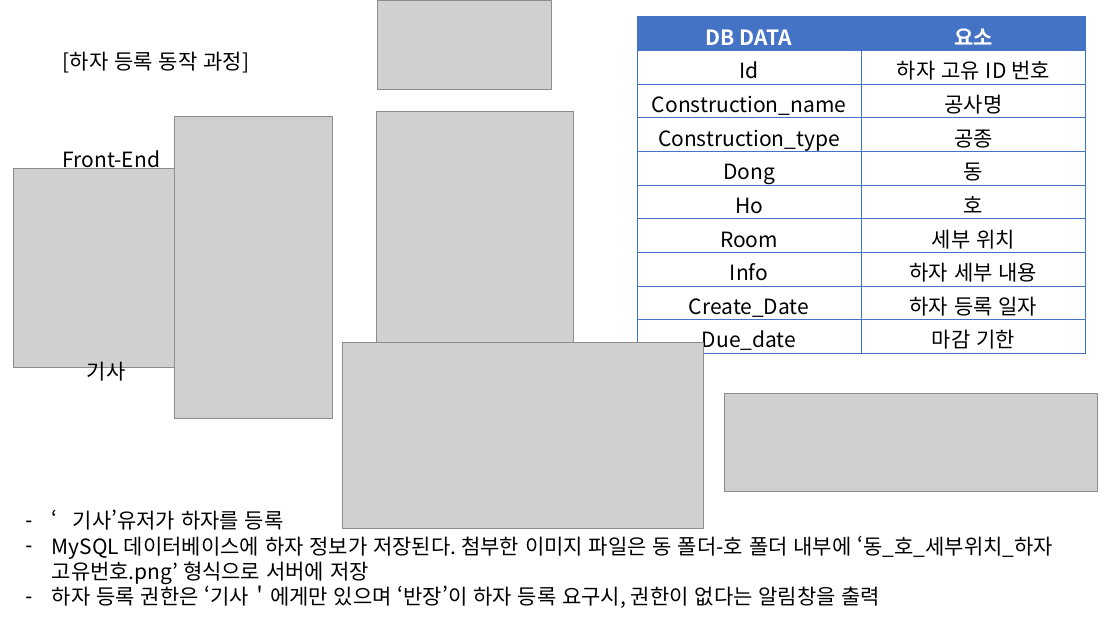
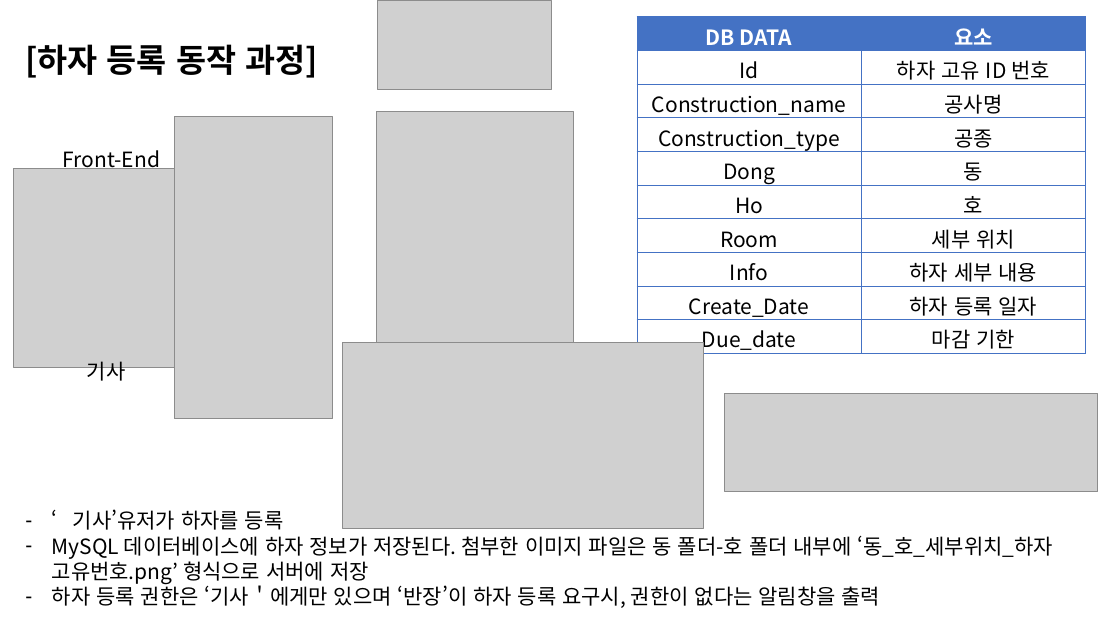
Before and after one commit to so0choi/Bestway, a slide deck: slide 10 of 블루체크 기술스펙.pptx (slide 9 before the commit). Drawn at 1120x630 pixels with LibreOffice and Linux fonts; fonts in the diff are those of the drawing; grey boxes stand for pictures. Boxes give left, top, right and bottom in pixels: in the first picture for what was removed or moved away, otherwise in the second. Text is boxed around its words. In the diff, an @@ line names an element or a change of style, - is before the commit and + after.

```diff
--- a/블루체크 기술스펙.pptx
+++ b/블루체크 기술스펙.pptx
@@ text "[하자 등록 동작 과정]": place and size @@
-text "[하자 등록 동작 과정]" at (63,51,249,73)
+text "[하자 등록 동작 과정]" at (25,44,317,78)
@@ text "[하자 등록 동작 과정]" at (25,44,317,78): size 18 to 28 pt, bold on @@
```
Also in this commit, not shown: 1 other slide changed, 2 slides added, 1 slide removed, 2 other files.
